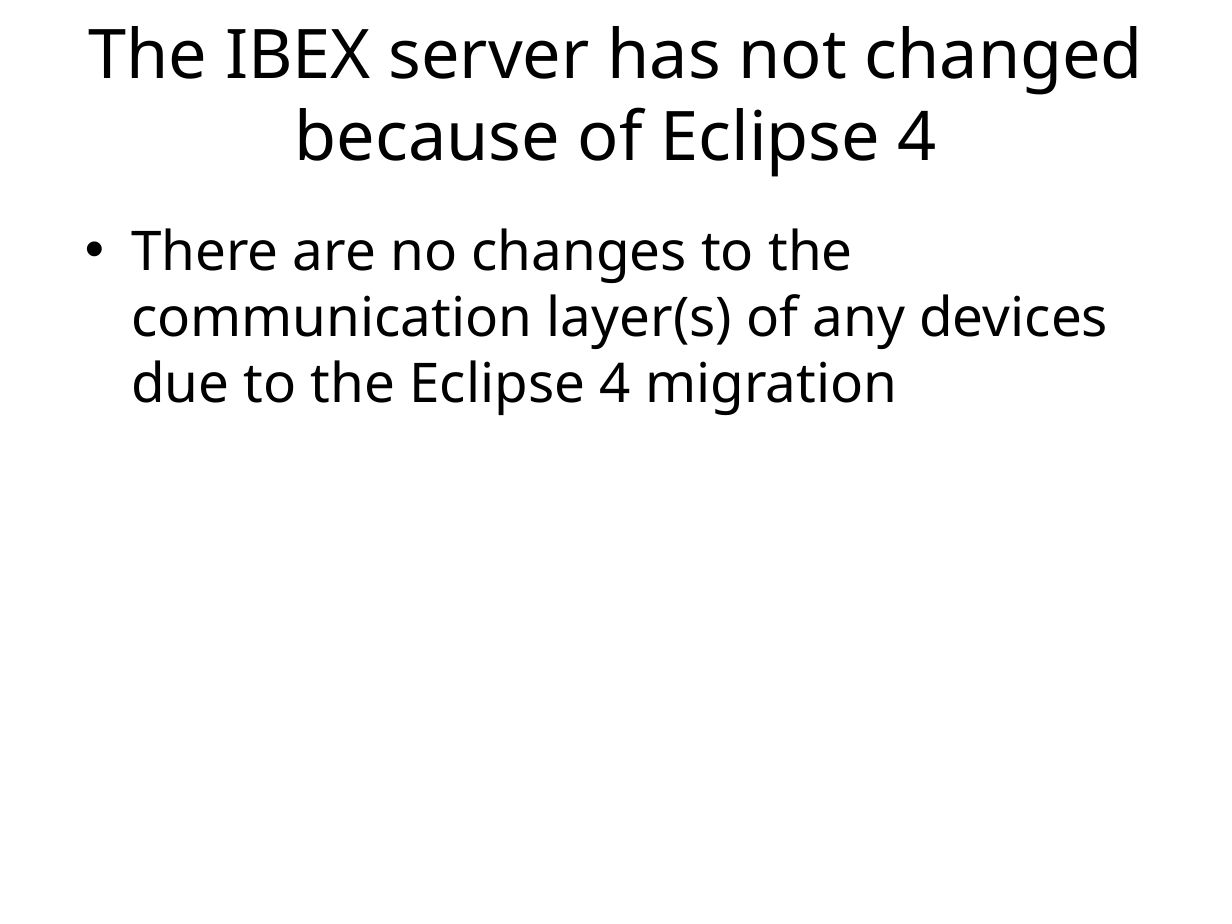
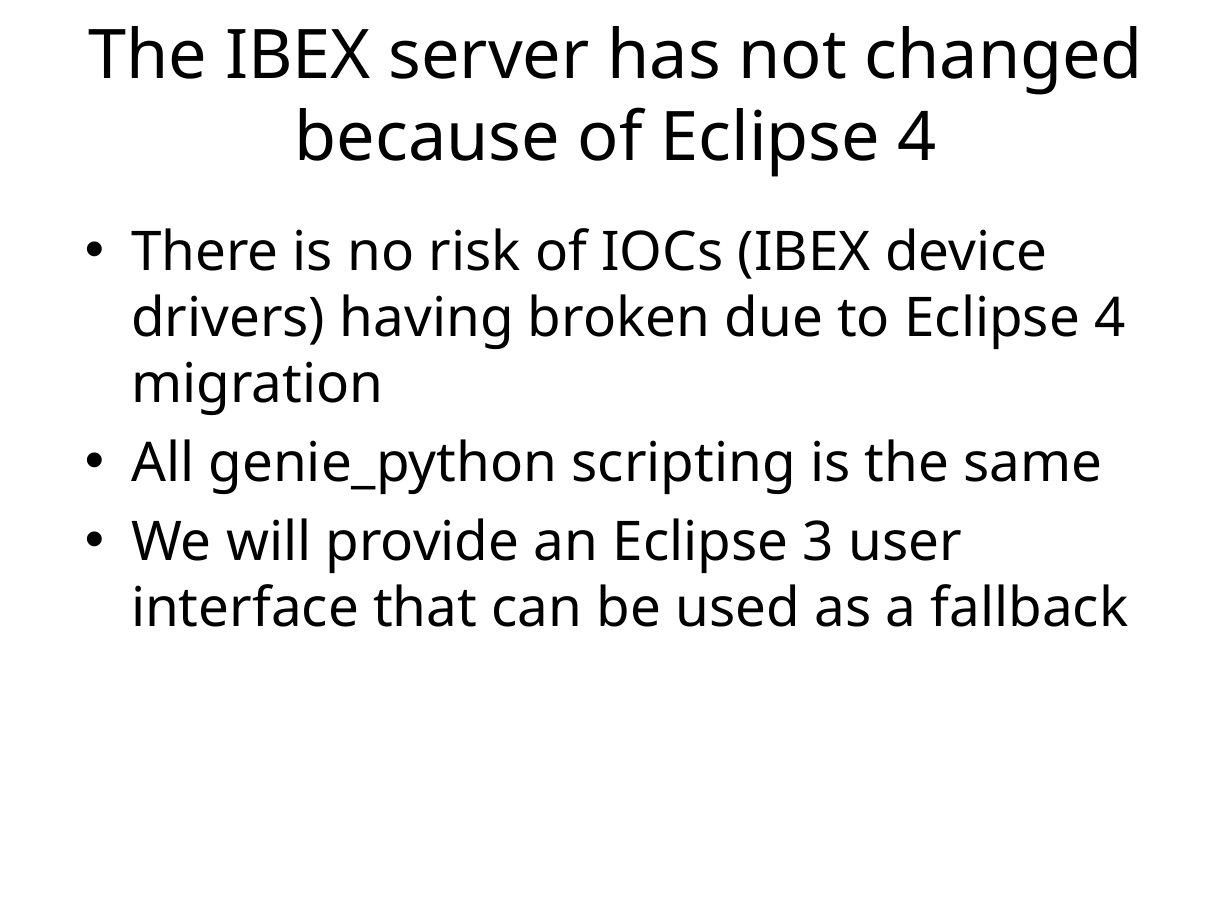
Before and after one commit to ISISComputingGroup/ibex_user_manual, a slide deck: slide 5 of eclipse_4_changes.ppt. Drawn at 1232x924 pixels with LibreOffice and Linux fonts; fonts in the diff are those of the drawing; background and template pictures are left out. Boxes give left, top, right and bottom in pixels: in the first picture for what was removed or moved away, otherwise in the second. Text is boxed around its words. In the diff, an @@ line names an element or a change of style, - is before the commit and + after.

```diff
--- a/eclipse_4_changes.ppt
+++ b/eclipse_4_changes.ppt
@@ text at (131,228,1129,627): text changed @@
-• There are no changes to the communication layer(s) of any devices due to the Eclipse 4 migration
+• There is no risk of IOCs (IBEX device drivers) having broken due to Eclipse 4 migration
+• All genie_python scripting is the same
+• We will provide an Eclipse 3 user interface that can be used as a fallback
```
Also in this commit, not shown: 3 other slides changed, 1 slide added, 1 slide removed.
